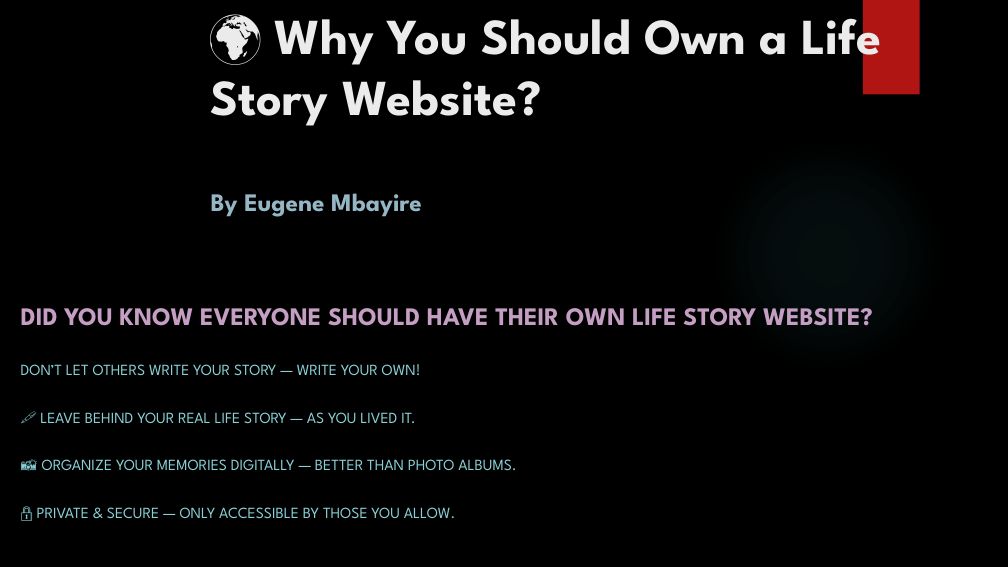
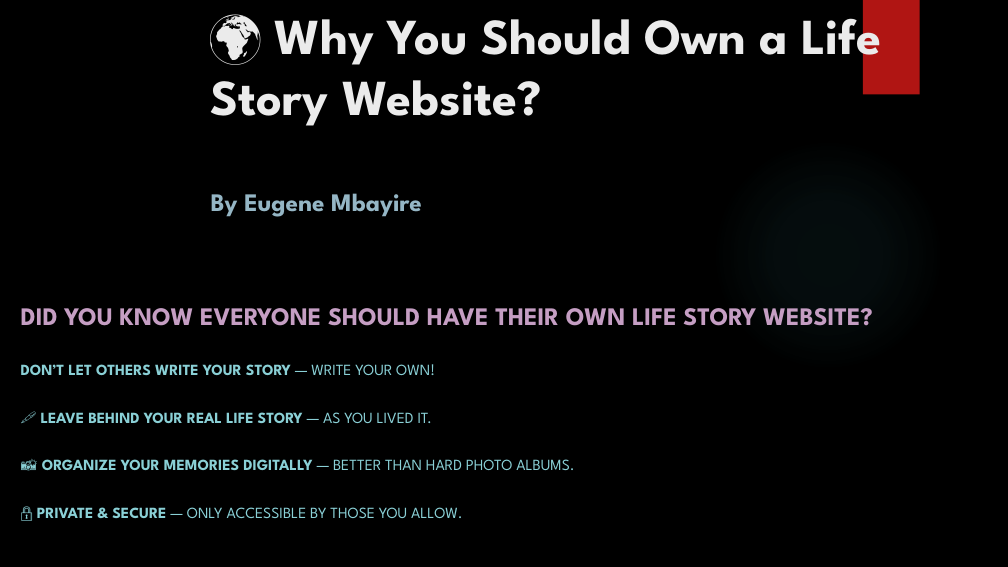
Before and after one commit to Eugene-Mbayire/Eugene_Mbayire_story, a slide deck: slide 1 of documentation/🌍Eugene_life_story_website_sample.pptx. Drawn at 1008x567 pixels with LibreOffice and Linux fonts; fonts in the diff are those of the drawing; background and template pictures are left out. Boxes give left, top, right and bottom in pixels: in the first picture for what was removed or moved away, otherwise in the second. Text is boxed around its words. In the diff, an @@ line names an element or a change of style, - is before the commit and + after.

```diff
--- a/documentation/🌍Eugene_life_story_website_sample.pptx
+++ b/documentation/🌍Eugene_life_story_website_sample.pptx
@@ subtitle at bbox=[21, 364, 463, 518]: bold on in "DON’T LET OTHERS WRITE YOUR STORY", "🖋️ LEAVE BEHIND YOUR REAL LIFE STORY", "🔒 PRIVATE & SECURE" @@
@@ subtitle at bbox=[42, 459, 574, 470]: text changed; bold on @@
-📸 ORGANIZE YOUR MEMORIES DIGITALLY — BETTER THAN PHOTO ALBUMS.
+📸 ORGANIZE YOUR MEMORIES DIGITALLY — BETTER THAN HARD PHOTO ALBUMS.
```
Also in this commit, not shown: 3 other slides changed, 1 other file.
